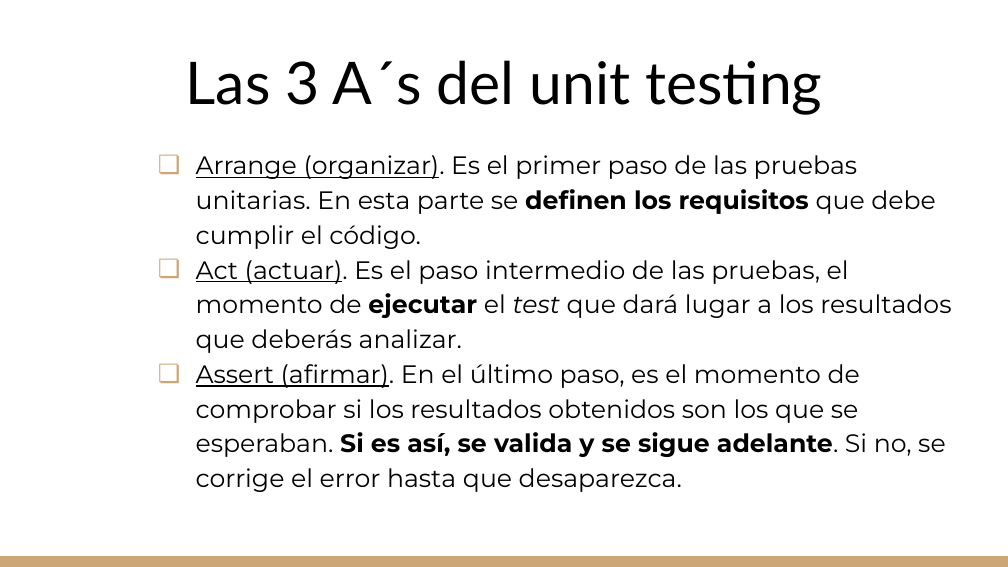
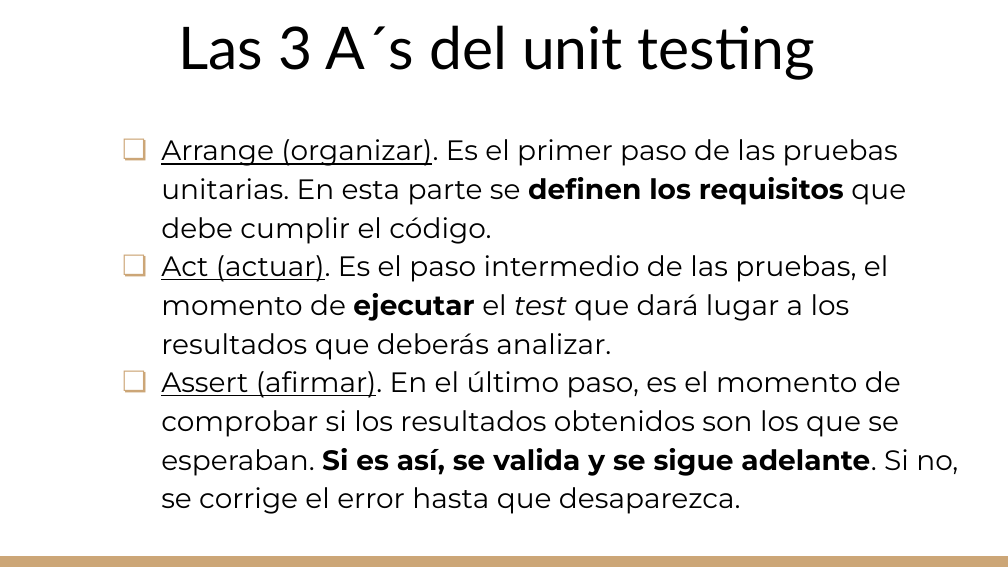
Before and after one commit to gitgamba/.Net-Grupo8, a slide deck: slide 5 of TPS/Unit Testing.pptx (slide 6 before the commit). Drawn at 1008x567 pixels with LibreOffice and Linux fonts; fonts in the diff are those of the drawing. Boxes give left, top, right and bottom in pixels: in the first picture for what was removed or moved away, otherwise in the second. Text is boxed around its words. In the diff, an @@ line names an element or a change of style, - is before the commit and + after.

```diff
--- a/TPS/Unit Testing.pptx
+++ b/TPS/Unit Testing.pptx
@@ title "Las 3 A´s del unit ...": place and size @@
-title "Las 3 A´s del unit ..." at [186, 60, 822, 115]
+title "Las 3 A´s del unit ..." at [178, 25, 815, 80]
@@ text "Arrange (organizar). Es el primer ...": place and size @@
-text "Arrange (organizar). Es el primer ..." at [196, 155, 951, 492]
+text "Arrange (organizar). Es el primer ..." at [161, 139, 958, 514]
@@ text "Arrange (organizar). Es el primer ..." at [161, 139, 958, 514]: size 18 to 20 pt; indent changed @@
```
Also in this commit, not shown: 3 other slides changed, 5 slides added, 3 slides removed, 1 other file.
